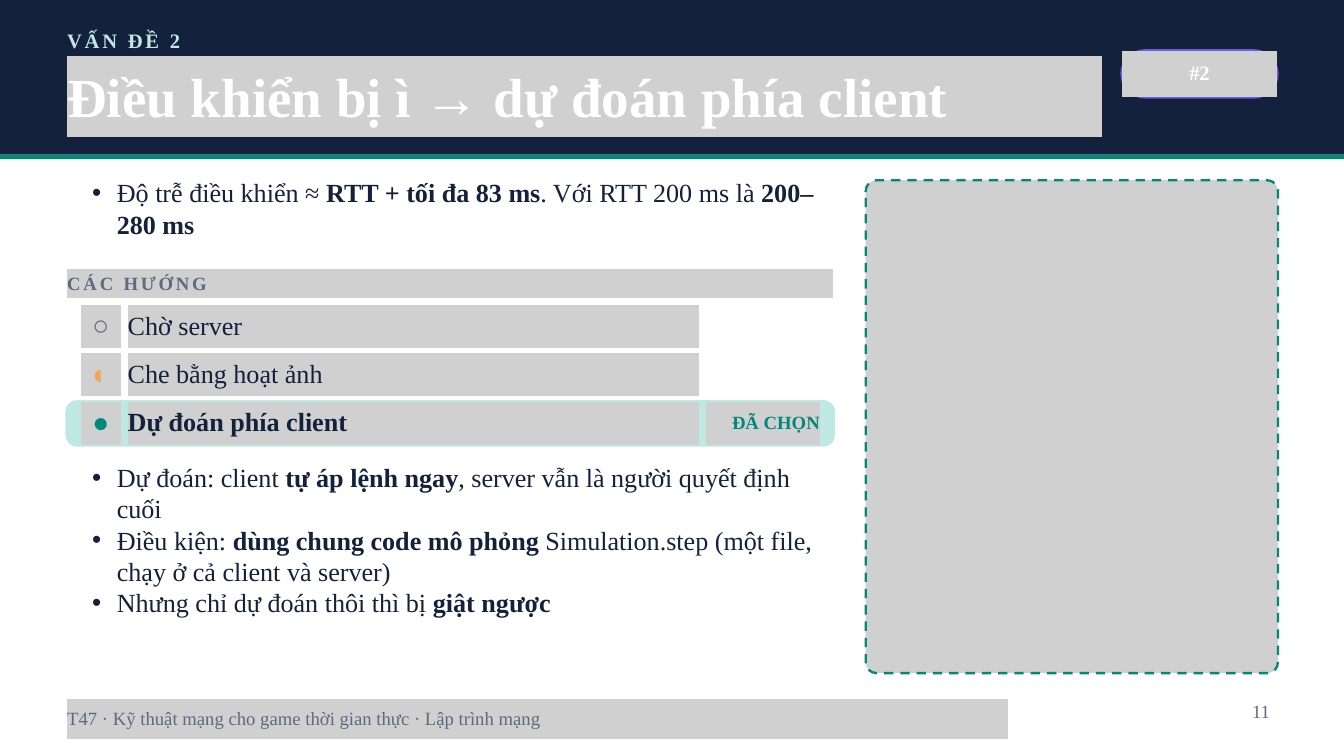
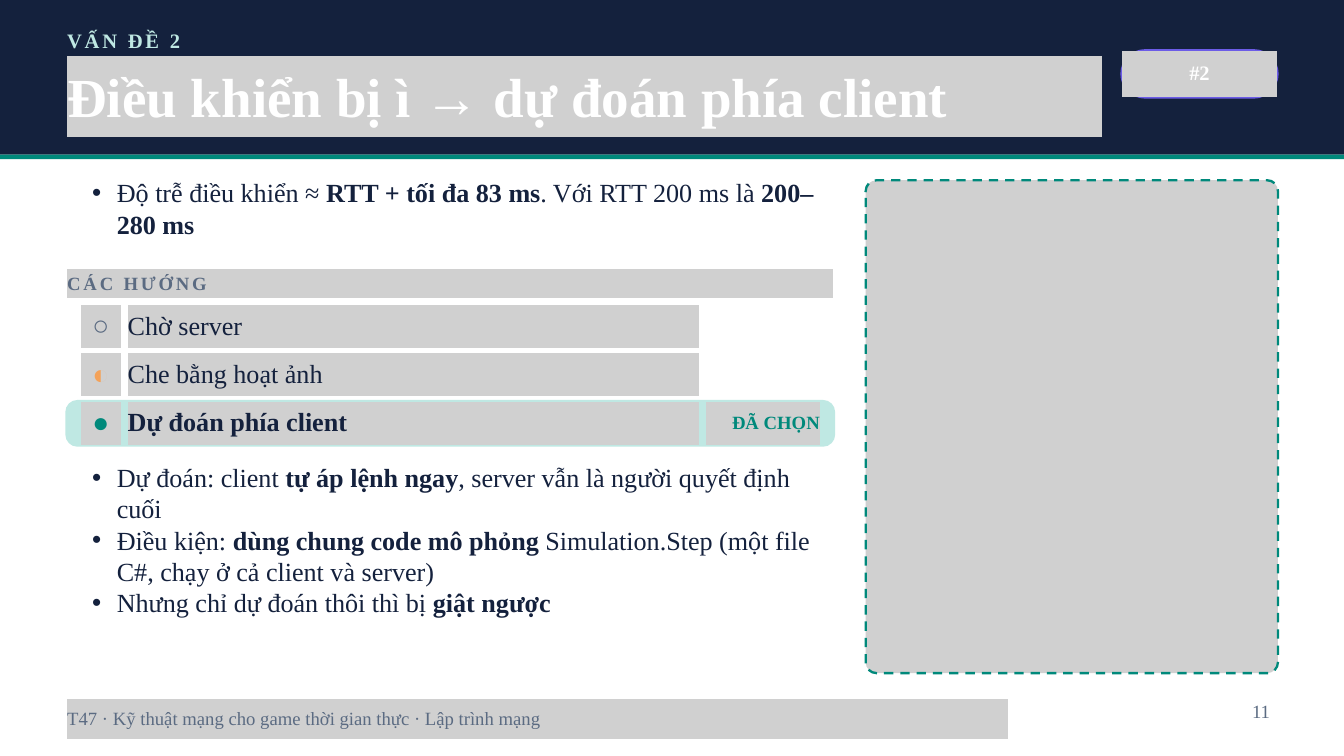
Before and after one commit to luulichma/BTL_LTM_Topic47, a slide deck: slide 11 of slides/T47_ThuyetTrinh_Khung_New.pptx. Drawn at 1344x756 pixels with LibreOffice and Linux fonts; fonts in the diff are those of the drawing; grey boxes stand for pictures. Boxes give left, top, right and bottom in pixels: in the first picture for what was removed or moved away, otherwise in the second. Text is boxed around its words. In the diff, an @@ line names an element or a change of style, - is before the commit and + after.

```diff
--- a/slides/T47_ThuyetTrinh_Khung_New.pptx
+++ b/slides/T47_ThuyetTrinh_Khung_New.pptx
@@ text at [117, 531, 810, 587]: text changed @@
-  • Điều kiện: dùng chung code mô phỏng Simulation.step (một file, chạy ở cả client và server)
+  • Điều kiện: dùng chung code mô phỏng Simulation.Step (một file C#, chạy ở cả client và server)
```
Also in this commit, not shown: 5 other slides changed, 7 other files.
